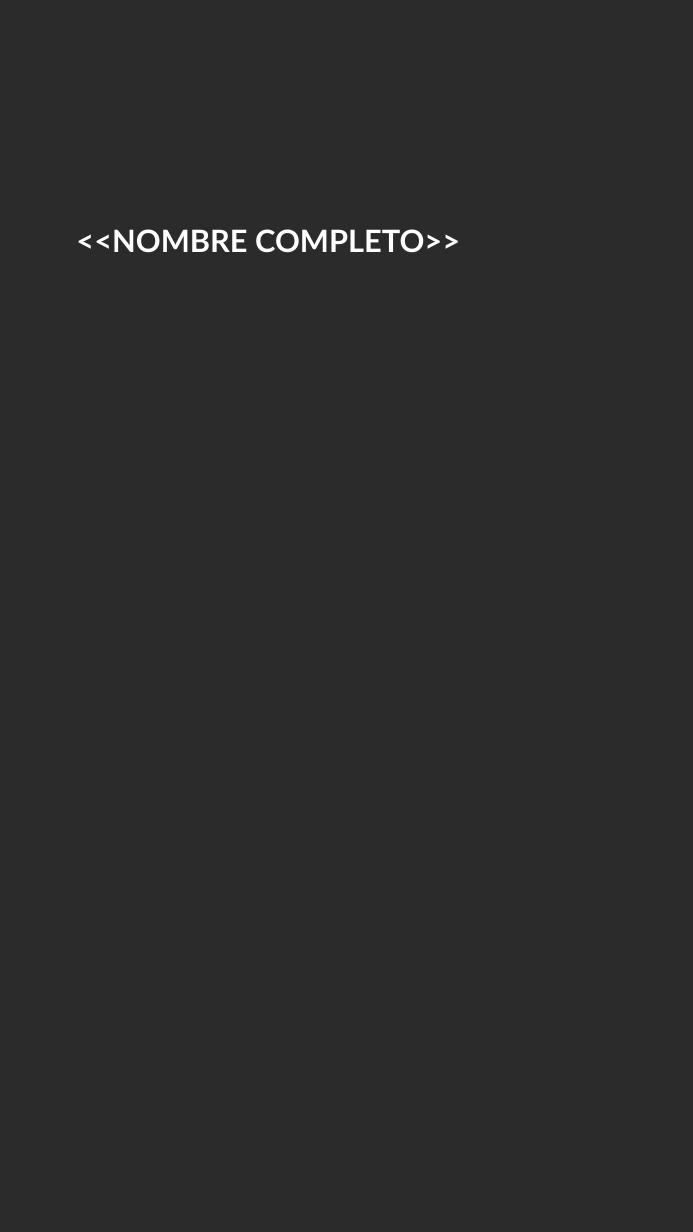
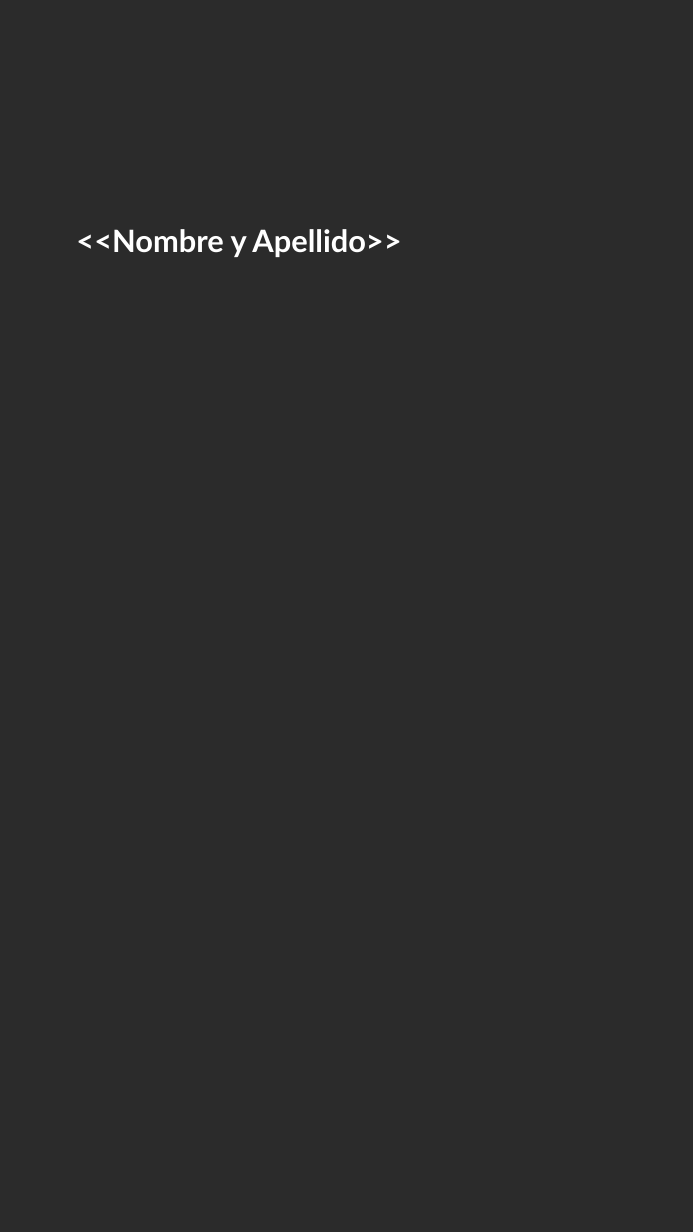
Before and after one commit to gero-educacion/reportgen, a slide deck: slide 1 of assets/template_que_estudiar.pptx. Drawn at 693x1232 pixels with LibreOffice and Linux fonts; fonts in the diff are those of the drawing; background and template pictures are left out; a plain dark background stands for a picture behind light text. Boxes give left, top, right and bottom in pixels: in the first picture for what was removed or moved away, otherwise in the second. Text is boxed around its words. In the diff, an @@ line names an element or a change of style, - is before the commit and + after.

```diff
--- a/assets/template_que_estudiar.pptx
+++ b/assets/template_que_estudiar.pptx
@@ text at (x1=76, y1=229, x2=401, y2=257): text changed @@
-<<NOMBRE COMPLETO>>
+<<Nombre y Apellido>>
```
Also in this commit, not shown: 1 other file.
